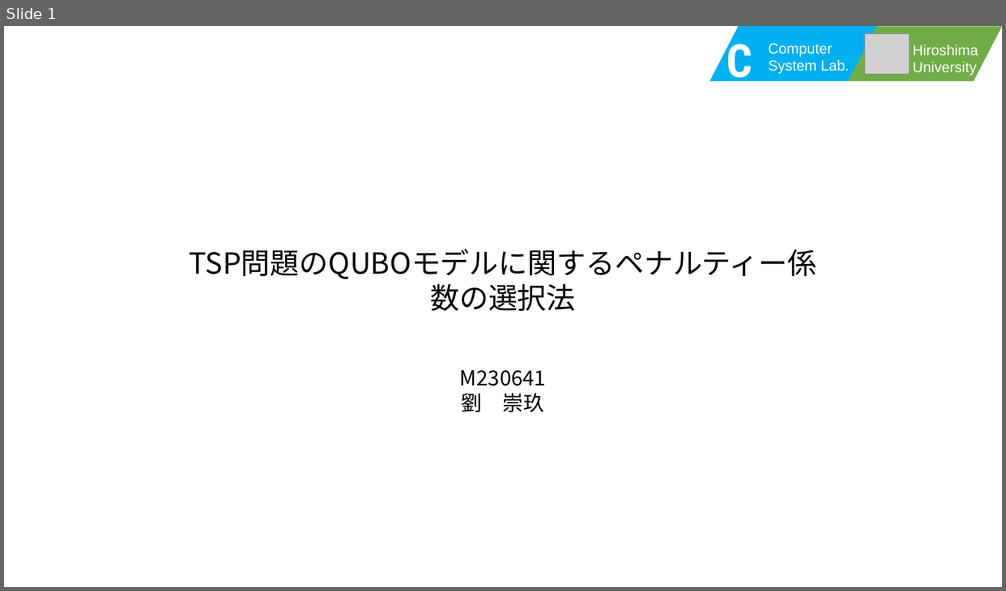
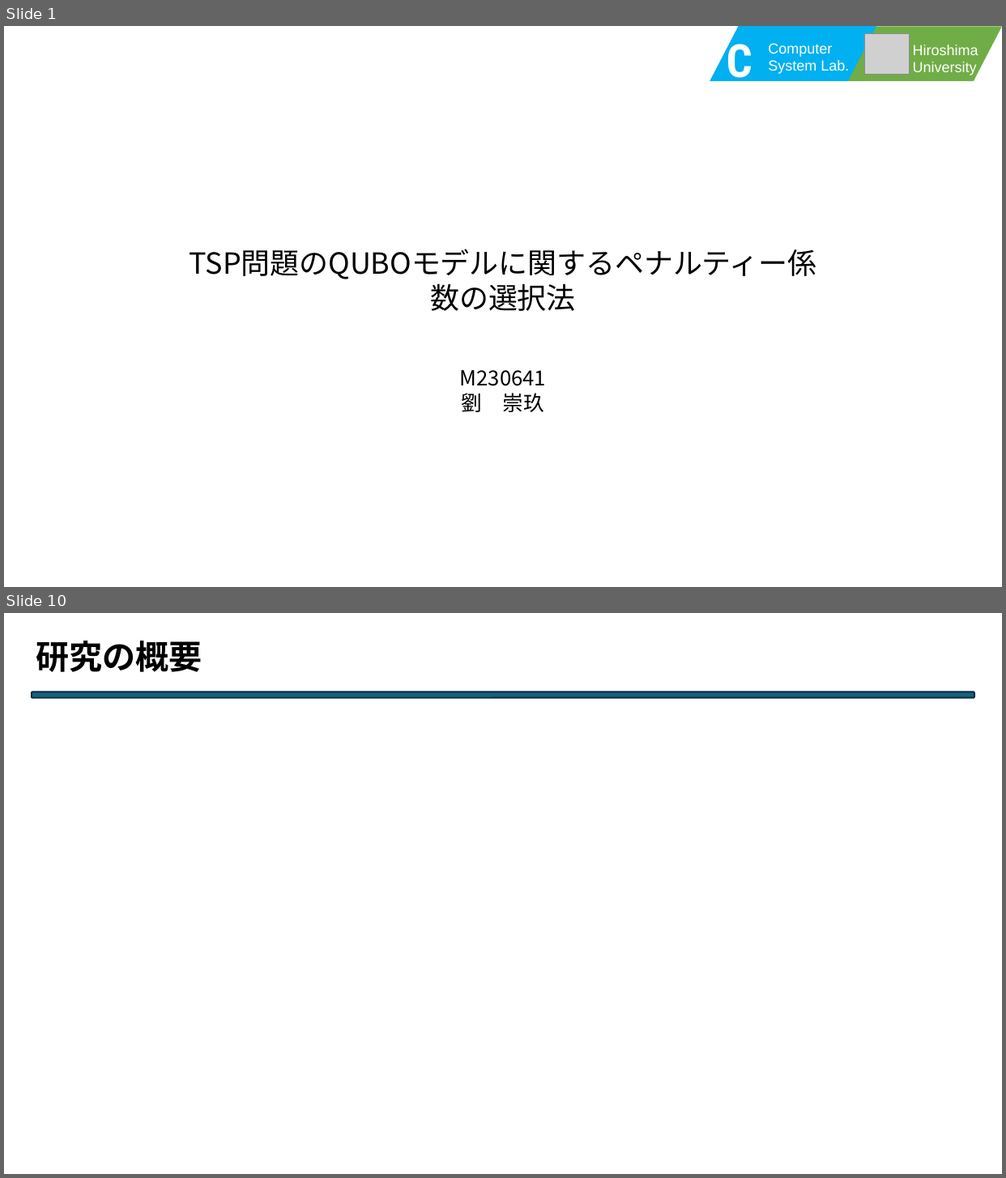
Before and after one commit to Legolas9999/chuukann, a slide deck: 中期.pptx. Shown one above the other, each under a label of ours: slide 1 before the commit, slides 1 and 10 after it; the slides between them are not shown. The pictures are 1006x591 and 1006x1178 pixels, drawn with LibreOffice and Linux fonts; fonts in the diff are those of the drawing; grey boxes stand for pictures. Boxes give left, top, right and bottom in pixels: in the first picture for what was removed or moved away, otherwise in the second. Text is boxed around its words. In the diff, an @@ line names an element or a change of style, - is before the commit and + after.

```diff
--- a/中期.pptx
+++ b/中期.pptx
@@ slide 10 added at box(4, 613, 1002, 1174), background #FFFFFF @@
@@ text added at box(36, 641, 202, 672), 32 pt, text #000000, bold @@
+研究の概要
@@ rounded rectangle added at box(32, 692, 975, 698), fill #156082, outline #092A39 1.5 pt @@
```
Also in this commit, not shown: 8 other slides added, 1 slide removed, 2 other files.
